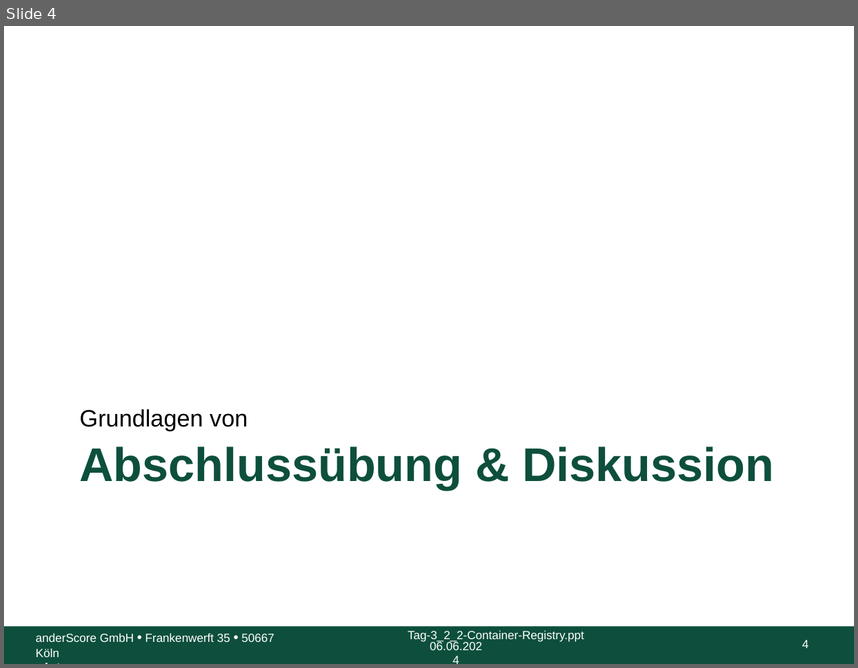
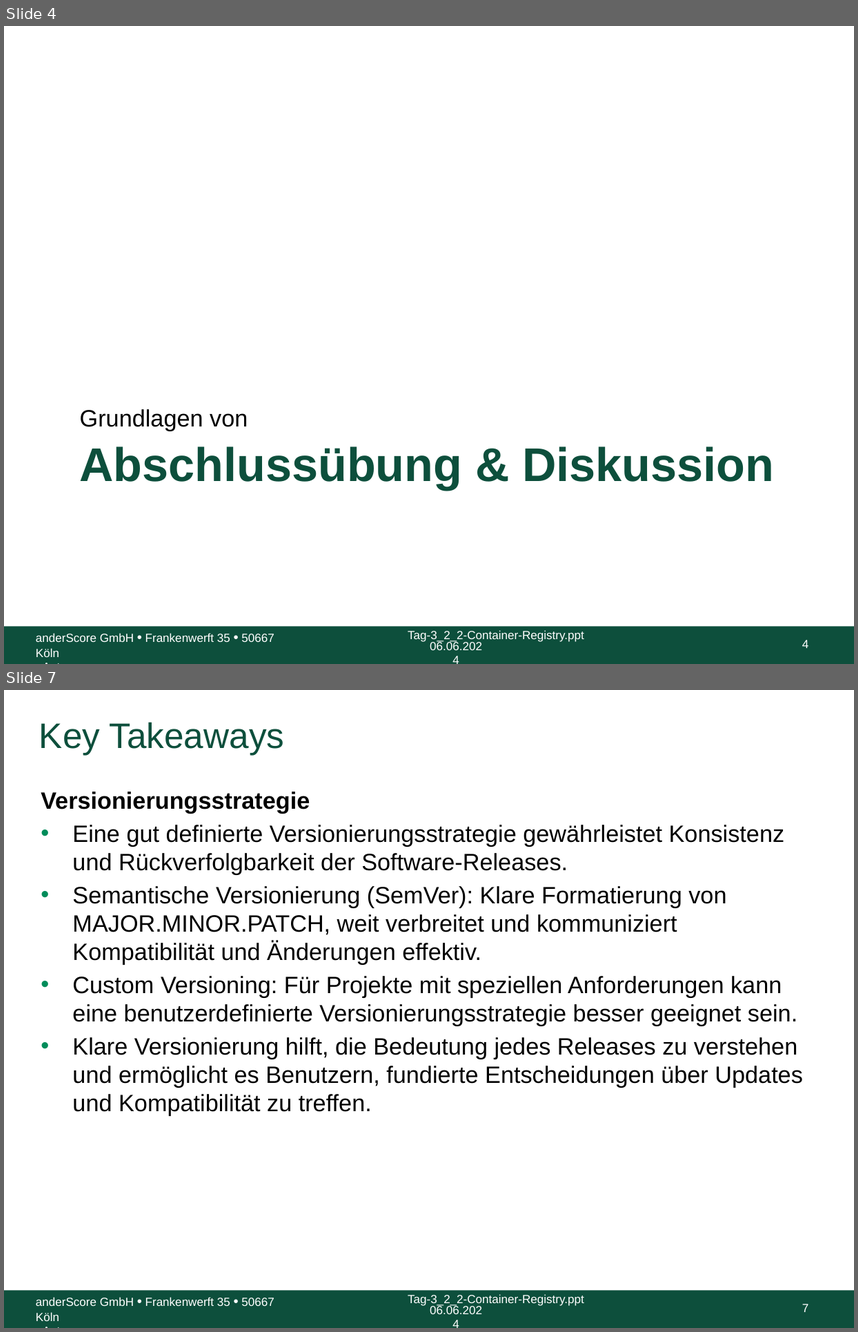
Before and after one commit to anderscore-gmbh/gitlab, a slide deck: slides/Tag-3_5-Abschluss.pptx. Shown one above the other, each under a label of ours: slide 4 before the commit, slides 4 and 7 after it; the slides between them are not shown. The pictures are 858x668 and 858x1332 pixels, drawn with LibreOffice and Linux fonts; fonts in the diff are those of the drawing; background and template pictures are left out. Boxes give left, top, right and bottom in pixels: in the first picture for what was removed or moved away, otherwise in the second. Text is boxed around its words. In the diff, an @@ line names an element or a change of style, - is before the commit and + after.

```diff
--- a/slides/Tag-3_5-Abschluss.pptx
+++ b/slides/Tag-3_5-Abschluss.pptx
@@ slide 7 added at box(4, 690, 854, 1328), background #FFFFFF; not listed: 5 template elements that a slide beside it also shows @@
@@ title added at box(39, 722, 285, 755), 30 pt, text #0D4F3C @@
+Key Takeaways
@@ text added at box(41, 791, 803, 1116), 20 pt, text #000000 @@
+Versionierungsstrategie
+• Eine gut definierte Versionierungsstrategie gewährleistet Konsistenz und Rückverfolgbarkeit der Software-Releases.
+• Semantische Versionierung (SemVer): Klare Formatierung von MAJOR.MINOR.PATCH, weit verbreitet und kommuniziert Kompatibilität und Änderungen effektiv.
+• Custom Versioning: Für Projekte mit speziellen Anforderungen kann eine benutzerdefinierte Versionierungsstrategie besser geeignet sein.
+• Klare Versionierung hilft, die Bedeutung jedes Releases zu verstehen und ermöglicht es Benutzern, fundierte Entscheidungen über Updates und Kompatibilität zu treffen.
```
Also in this commit, not shown: 1 slide changed, 7 other slides added.
